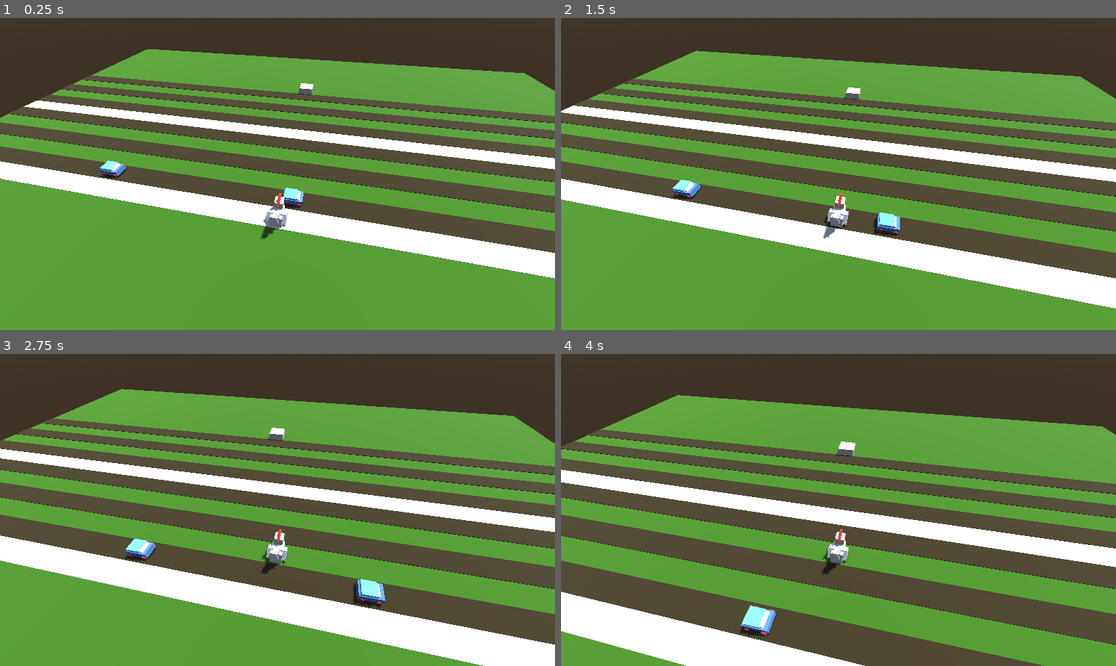
Above: before the commit, frames 1-4 (two rows, left to right).
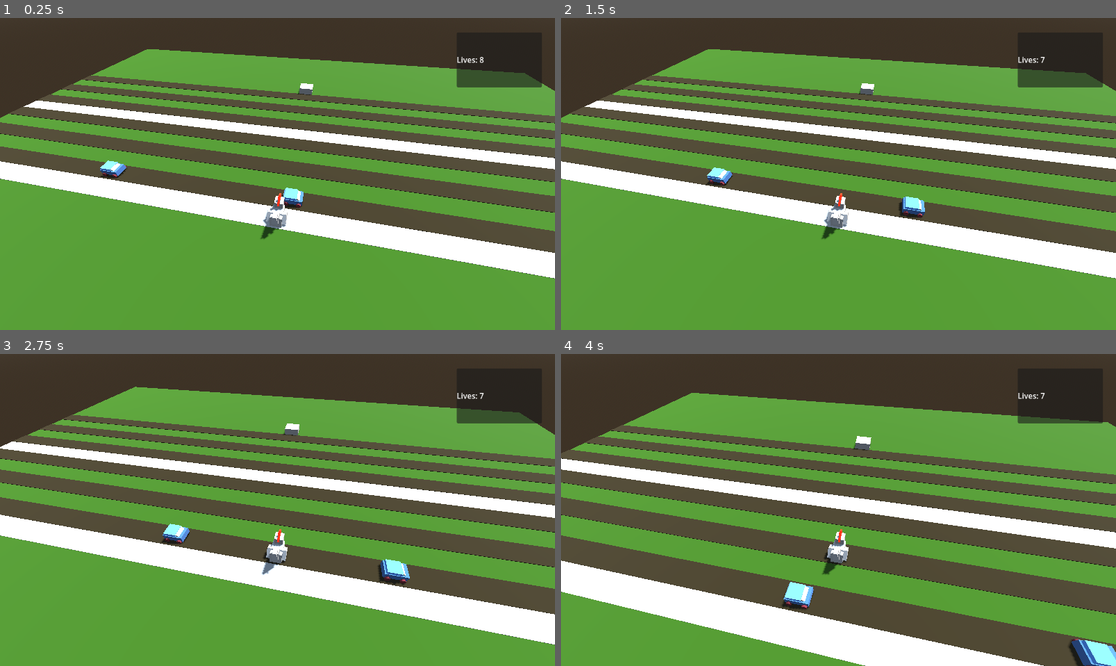
Above: after the commit, the same moments.

Repository: unblinky/danger-xing
Game: Godot game, scene res://Main/Main.tscn
The game is run twice, just before and just after one commit, with the same random seed, the same clock (stepped at 60 frames per second) and the same inputs.
Inputs:
- Up to frame 1 (0.25 s): no input
- Up to frame 2 (1.5 s): hold D (move_right) 0.53-1.28 s; tap W (move_fore) at 0.6, 1.35 s; hold S (move_back) from 1.28 s (still down)
- Up to frame 3 (2.75 s): release S (move_back) at 2.03 s; hold D (move_right) from 2.03 s (still down); tap W (move_fore) at 2.1 s
- Up to frame 4 (4 s): tap W (move_fore) at 2.85, 3.6 s; release D (move_right) at 3.53 s; hold A (move_left) from 3.53 s (still down)

The runs differ from the first frame. In frame 1, 0.8% of the frame differs, in the area x 82-98%, y 12-23%; in frame 2, 52%; in frame 3, 60%; in frame 4, 70%, in the area x 0-100%, y 12-100%.

Commit message:
Added crushed() logic.

Diff:
--- a/Code/Chicken/Chicken.gd
+++ b/Code/Chicken/Chicken.gd
@@ -2,19 +2,28 @@
 class_name Chicken
 
 @onready var graphics: Node3D = $Graphics
+@onready var lives_ui: Label = $UI/LivesUI
+
+var lives: int = 8
 
 
 func _ready() -> void:
 	area_entered.connect(on_collision)
+	lives_ui.text = "Lives: " + str(lives)
 
 
 func on_collision(area: Area3D):
 	if area is Goal:
 		print("Goal!!!!")
+	if area is Car:
+		cruched()
 
-	# TODO: Add more collision types.
-	#if area is Bus:
-		#print("Goal!!!!")
+func cruched():
+	position = Vector3.ZERO
+	graphics.rotation_degrees.y = 0
+	print("Crushed!")
+	lives -= 1
+	lives_ui.text = "Lives: " + str(lives)
 
 
 func _process(delta: float) -> void:
--- a/Code/Chicken/Chicken.tscn
+++ b/Code/Chicken/Chicken.tscn
@@ -65,3 +65,16 @@
 
 [node name="Camera3D" type="Camera3D" parent="Rig" unique_id=1586150080]
 transform = Transform3D(1, 0, 0, 0, 1, 0, 0, 0, 1, 2.9802322e-08, 1.843405, 8.477018)
+
+[node name="UI" type="PanelContainer" parent="." unique_id=239973681]
+anchors_preset = -1
+anchor_left = 1.0
+anchor_right = 1.0
+offset_left = -204.0
+offset_top = 30.0
+offset_right = -27.0
+offset_bottom = 144.0
+
+[node name="LivesUI" type="Label" parent="UI" unique_id=1087029202]
+layout_mode = 2
+text = "0123456789"
